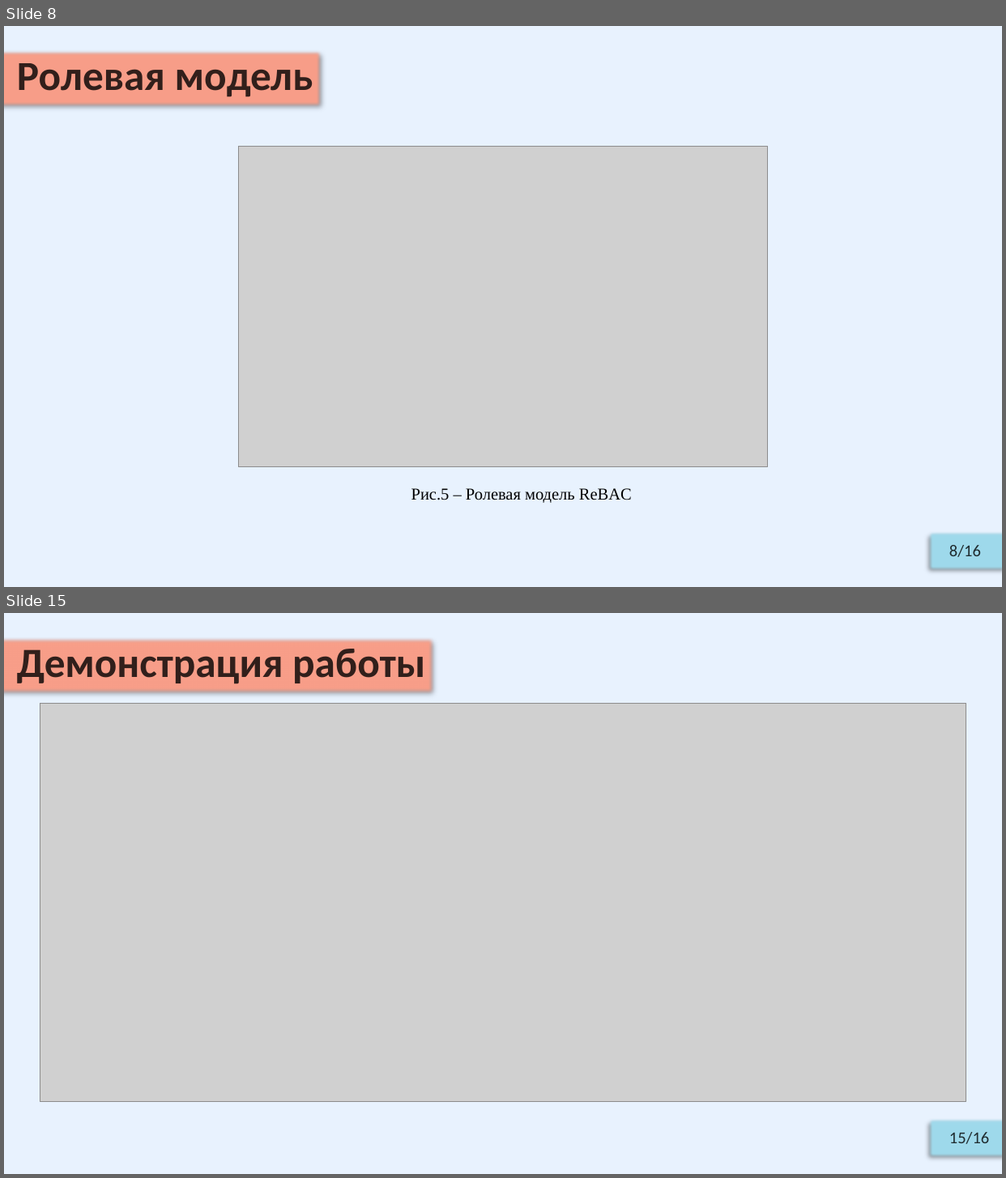
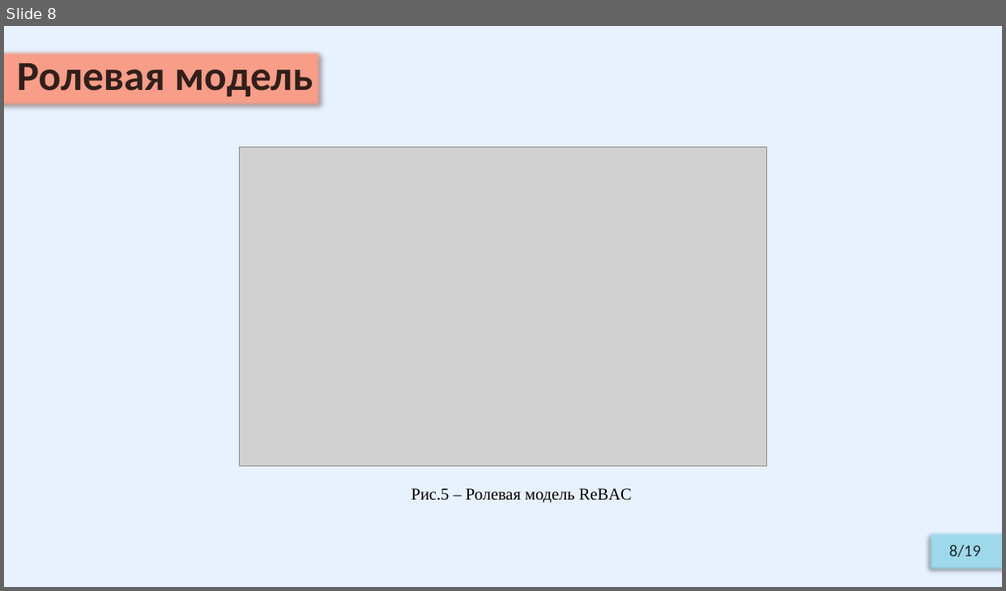
Before and after one commit to Relax-FM/Diploma, a slide deck: master/Diploma/presentation/OnyushevA_RK6-41M_v2.pptx. Shown one above the other, each under a label of ours: slides 8 and 15 before the commit, slide 8 after it; the slides between them are not shown. The pictures are 1006x1178 and 1006x591 pixels, drawn with LibreOffice and Linux fonts; fonts in the diff are those of the drawing; grey boxes stand for pictures. Boxes give left, top, right and bottom in pixels: in the first picture for what was removed or moved away, otherwise in the second. Text is boxed around its words. In the diff, an @@ line names an element or a change of style, - is before the commit and + after.

```diff
--- a/master/Diploma/presentation/OnyushevA_RK6-41M_v2.pptx
+++ b/master/Diploma/presentation/OnyushevA_RK6-41M_v2.pptx
@@ slide 15 removed at box(4, 613, 1002, 1174), background #E8F2FE @@
@@ subtitle removed at box(4, 637, 434, 694) @@
-Демонстрация работы
@@ picture removed at box(40, 704, 966, 1102) @@
@@ rectangle removed at box(927, 1118, 1002, 1160) @@
-15/16
@@ slide 8 changed as well @@
@@ text in rectangle at box(949, 545, 981, 557): text changed @@
-8/16
+8/19
```
Also in this commit, not shown: 13 other slides changed, 4 slides added, 2 other files.
